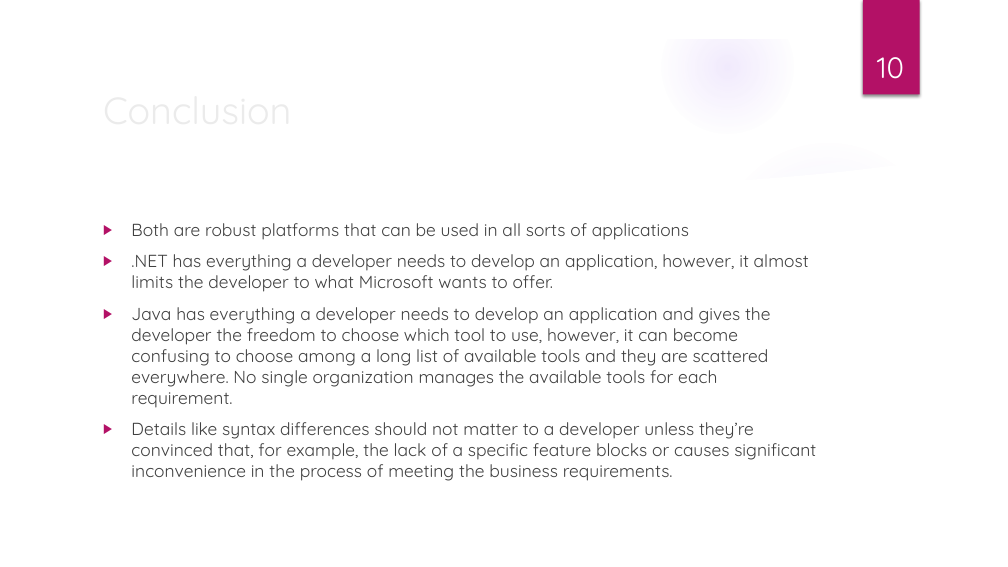
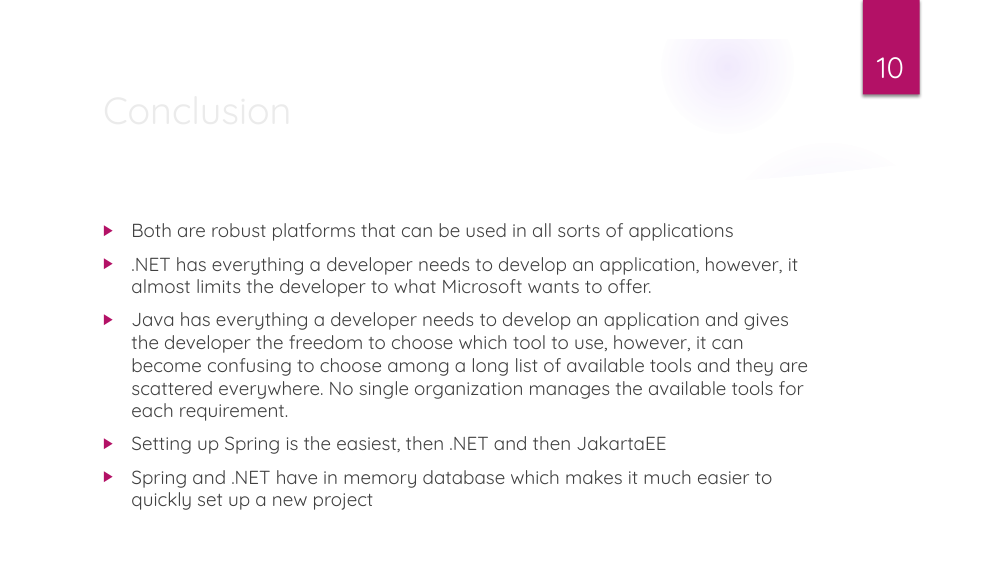
Before and after one commit to ThisVsThat-IT/java-vs-dotnet, a slide deck: slide 10 of Java vs dotnet.pptx. Drawn at 1008x567 pixels with LibreOffice and Linux fonts; fonts in the diff are those of the drawing; background and template pictures are left out. Boxes give left, top, right and bottom in pixels: in the first picture for what was removed or moved away, otherwise in the second. Text is boxed around its words. In the diff, an @@ line names an element or a change of style, - is before the commit and + after.

Commit message:
edited the powerpoint

```diff
--- a/Java vs dotnet.pptx
+++ b/Java vs dotnet.pptx
@@ text at box(131, 223, 808, 421): size 16.6 to 18 pt in "Both are robust platforms that can be ...", ".NET has everything a developer needs to ...", "Java has everything a developer needs to ..." @@
@@ text at box(131, 436, 773, 510): text changed; size 16.6 to 18 pt @@
-▶ Details like syntax differences should not matter to a developer unless they’re convinced that, for example, the lack of a specific feature blocks or causes significant inconvenience in the process of meeting the business requirements.
+▶ Setting up Spring is the easiest, then .NET and then JakartaEE
+▶ Spring and .NET have in memory database which makes it much easier to quickly set up a new project
```
Also in this commit, not shown: 3 other slides changed, 1 slide added, 1 other file.
